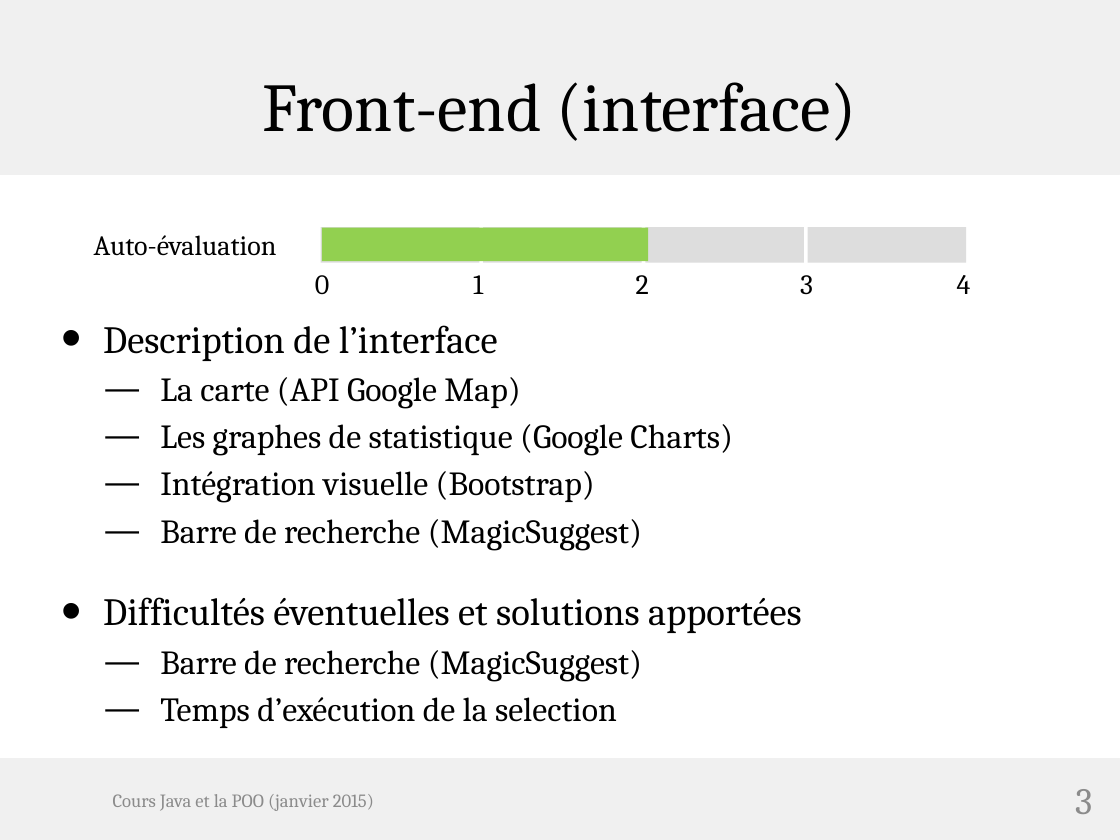
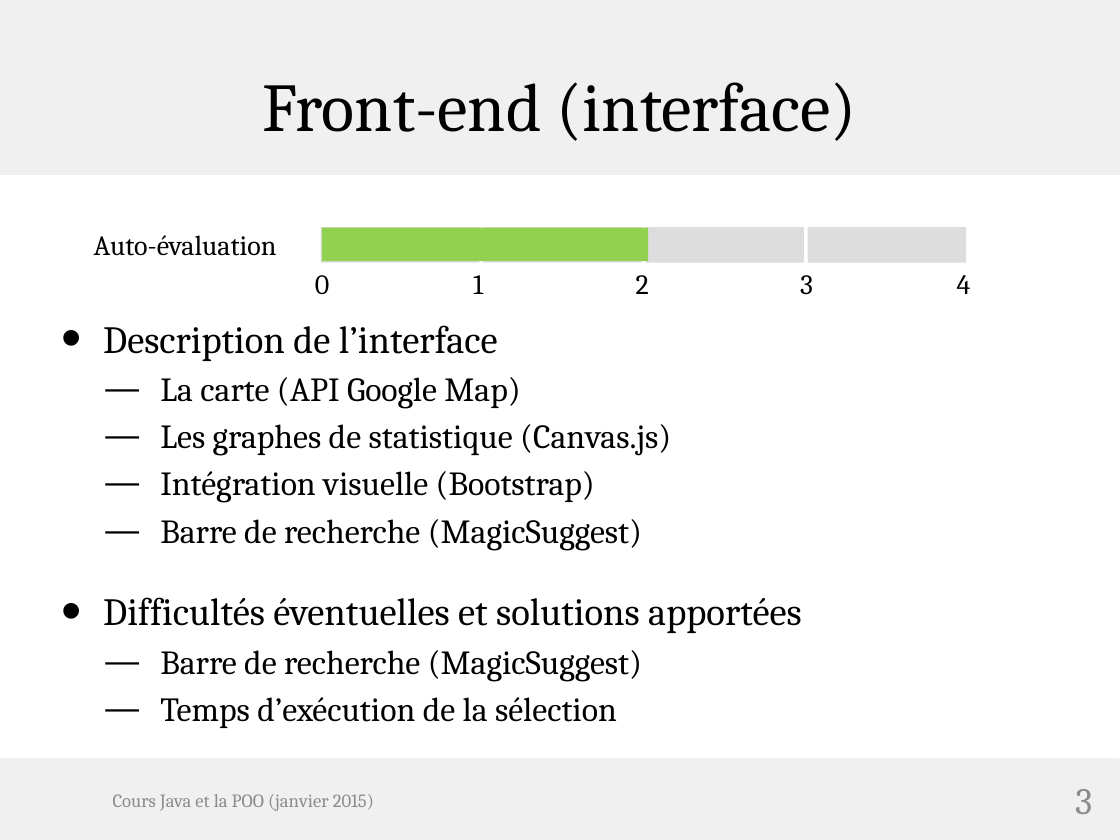
Before and after one commit to hugo-clems/projet-web, a slide deck: slide 3 of Oral Projet WEB .pptx. Drawn at 1120x840 pixels with LibreOffice and Linux fonts; fonts in the diff are those of the drawing; background and template pictures are left out. Boxes give left, top, right and bottom in pixels: in the first picture for what was removed or moved away, otherwise in the second. Text is boxed around its words. In the diff, an @@ line names an element or a change of style, - is before the commit and + after.

```diff
--- a/Oral Projet WEB .pptx
+++ b/Oral Projet WEB .pptx
@@ text at [160,424,671,456]: text changed @@
-  — Les graphes de statistique (Google Charts)
+  — Les graphes de statistique (Canvas.js)
@@ text at [160,697,617,728]: text changed @@
-  — Temps d’exécution de la selection
+  — Temps d’exécution de la sélection
```
Also in this commit, not shown: 3 other slides changed.
